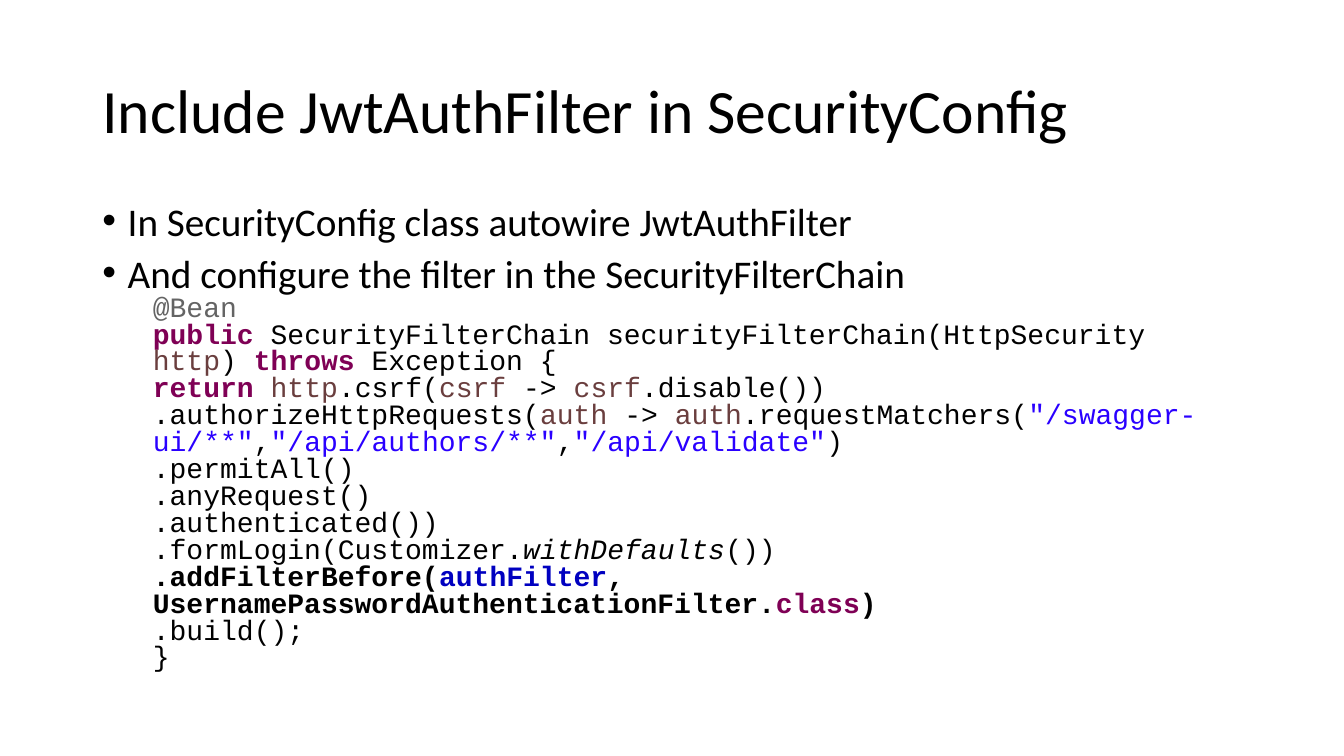
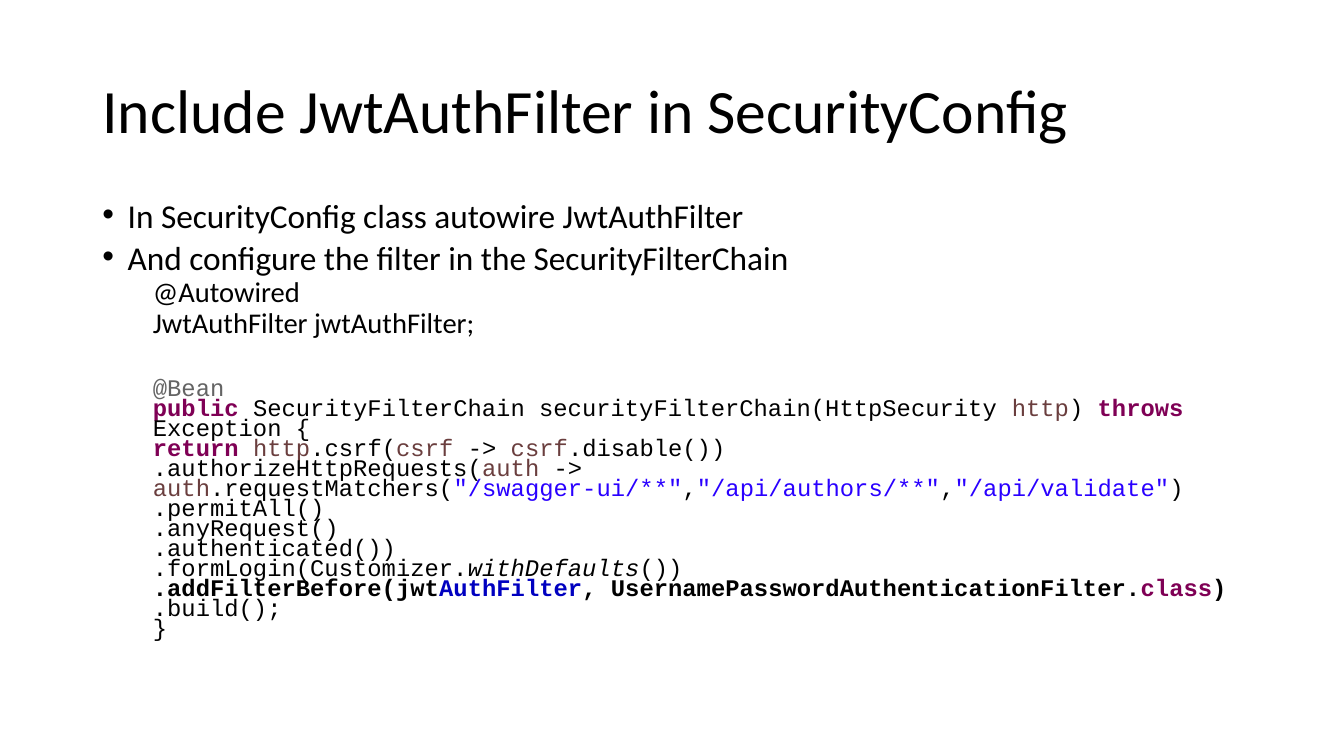
Before and after one commit to aug-2025-organization/notes, a slide deck: slide 38 of 8. Spring Security with JWT.pptx. Drawn at 1344x756 pixels with LibreOffice and Linux fonts; fonts in the diff are those of the drawing. Boxes give left, top, right and bottom in pixels: in the first picture for what was removed or moved away, otherwise in the second. Text is boxed around its words. In the diff, an @@ line names an element or a change of style, - is before the commit and + after.

```diff
--- a/8. Spring Security with JWT.pptx
+++ b/8. Spring Security with JWT.pptx
@@ text at <box>128,205,1184,623</box>: size 28 to 23.8 pt in "In SecurityConfig class autowire JwtAuthFilter", "And configure the filter in the SecurityFilterChain"; size 20 to 17 pt in "@Bean", "public SecurityFilterChain securityFilterChain(HttpSecurity  ...", "return http.csrf(csrf -> csrf.disable())", ".authorizeHttpRequests(auth -> auth.requestMatchers("/swagge ..." and 6 more places; line spacing 0.8 to 0.7 @@
@@ text at <box>153,282,474,338</box>: paragraphs added @@
+  @Autowired
+  JwtAuthFilter jwtAuthFilter;
@@ text at <box>153,578,1227,603</box>: text changed; size 20 to 17 pt @@
-  .addFilterBefore(authFilter, UsernamePasswordAuthenticationFilter.class)
+  .addFilterBefore(jwtAuthFilter, UsernamePasswordAuthenticationFilter.class)
```
Also in this commit, not shown: 2 other slides changed, 1 slide added, 1 slide removed.
